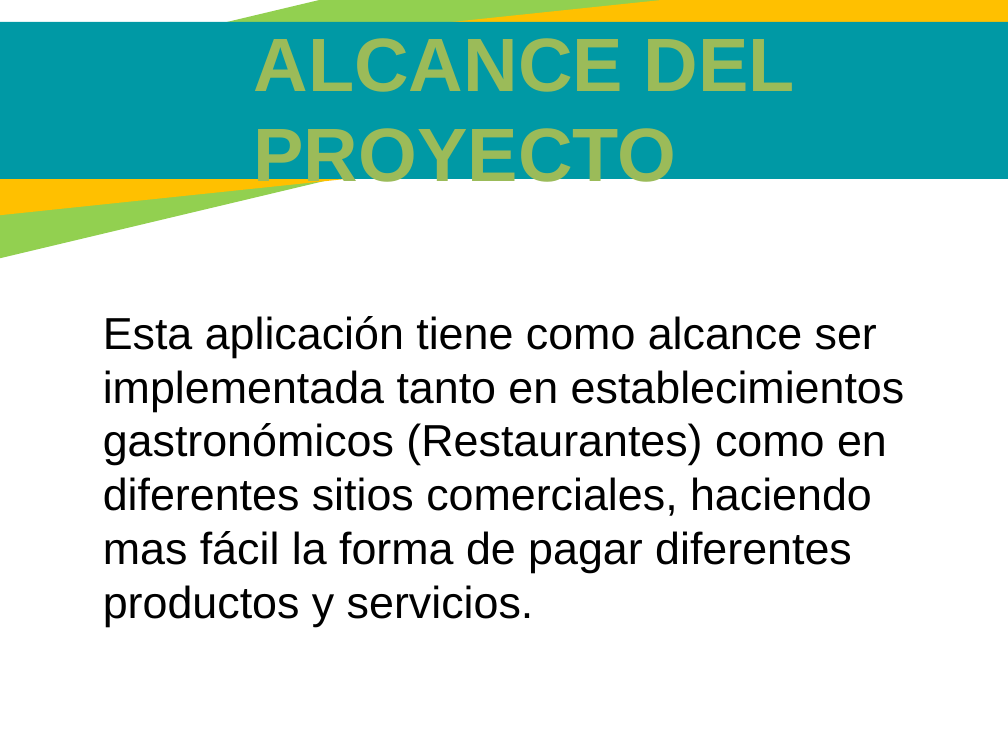
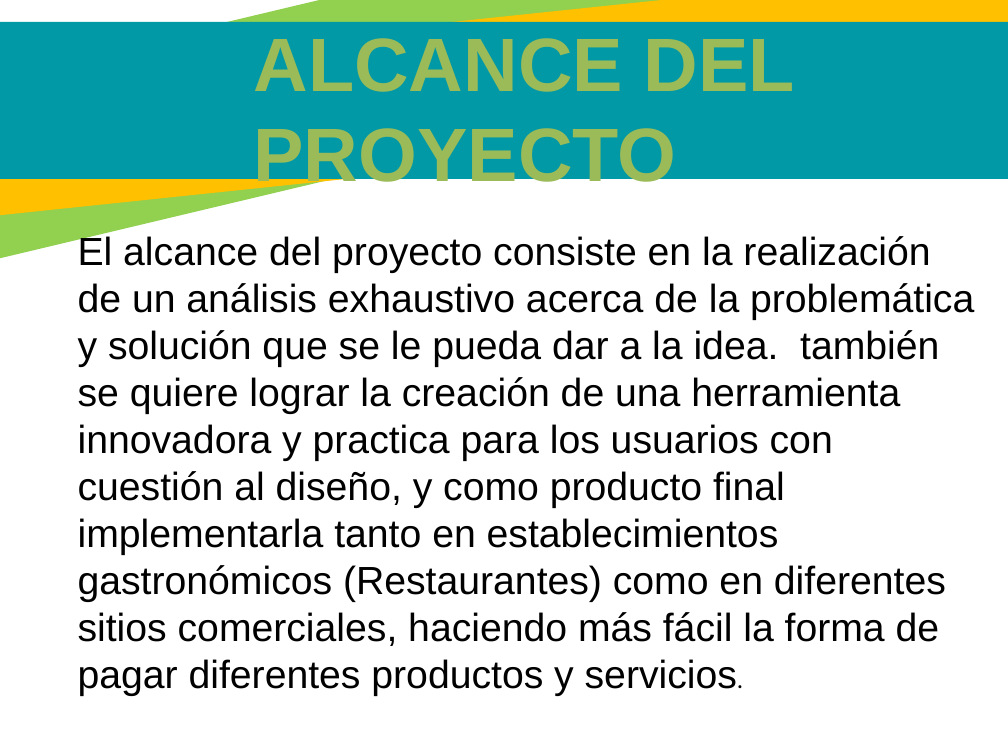
Before and after one commit to juannicolasvargas/SANF-solutions-helps, a slide deck: slide 9 of Cuarto trimestre/Presentacion v4.pptx. Drawn at 1008x756 pixels with LibreOffice and Linux fonts; fonts in the diff are those of the drawing. Boxes give left, top, right and bottom in pixels: in the first picture for what was removed or moved away, otherwise in the second. Text is boxed around its words. In the diff, an @@ line names an element or a change of style, - is before the commit and + after.

```diff
--- a/Cuarto trimestre/Presentacion v4.pptx
+++ b/Cuarto trimestre/Presentacion v4.pptx
@@ text at box(78, 234, 974, 696): text changed; size 32 to 28 pt @@
-Esta aplicación tiene como alcance ser implementada tanto en establecimientos gastronómicos (Restaurantes) como en diferentes sitios comerciales, haciendo mas fácil la forma de pagar diferentes productos y servicios.
+El alcance del proyecto consiste en la realización de un análisis exhaustivo acerca de la problemática y solución que se le pueda dar a la idea. también se quiere lograr la creación de una herramienta innovadora y practica para los usuarios con cuestión al diseño, y como producto final implementarla tanto en establecimientos gastronómicos (Restaurantes) como en diferentes sitios comerciales, haciendo más fácil la forma de pagar diferentes productos y servicios.
```
Also in this commit, not shown: 3 other slides changed, 1 slide added, 6 slides removed.
